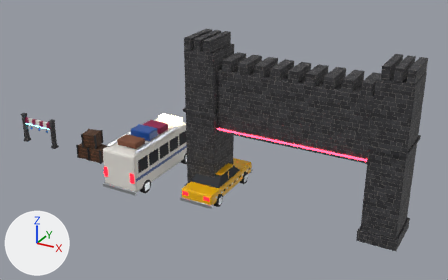
What one commit did to the Blender file Blender/source/vehicles.blend.
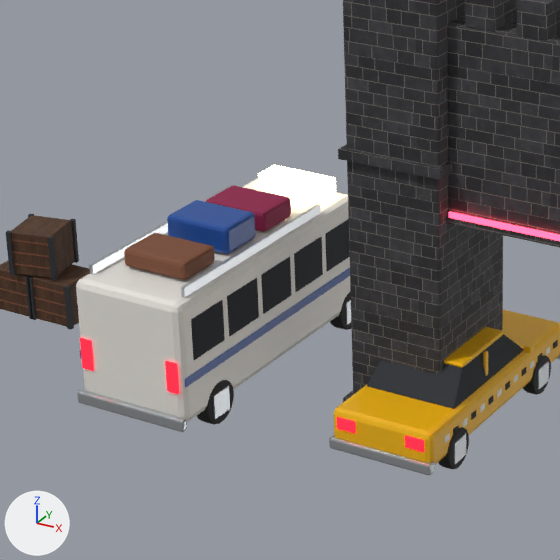
There are two pictures of each version: one whole from a 50 mm lens placed at (9.66, -24.22, 14.98), pointed at (-3.92, 0.47, 2.63), one close up on the part from 18% to 56% of the width and 22% to 84% of the height. Arrows for +X, +Y and +Z are at lower left; the lights stay in place. The last two pictures show the newer version.

In view in the first close-up: 'Crate_0', 'Crate_1', 'Crate_2', 'Minibus', 'SurGate', 'Taxi'.
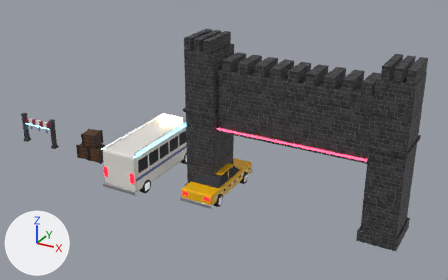
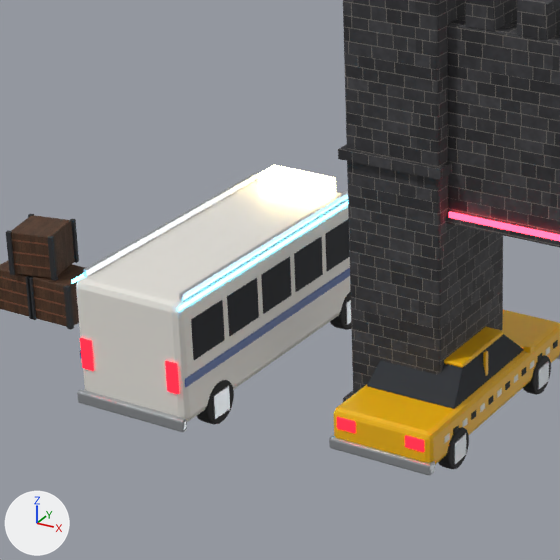
Where the change shows, as pixel boxes (x1, y1, x2, y2) in the close-ups (560 x 560 px):
'Minibus', reshaped: before (76, 165, 351, 432); after (71, 165, 351, 432)
part 1 of me_minibus, added: after (179, 191, 348, 301)
part 2 of me_minibus, added: after (178, 201, 348, 311)
part 3 of me_minibus, added: after (83, 172, 259, 276)
part 4 of me_minibus, added: after (71, 274, 84, 284)
part 5 of me_minibus, deleted (brown): before (124, 233, 215, 280)
part 6 of me_minibus, deleted (blue): before (167, 200, 256, 254)
part 7 of me_minibus, deleted: before (206, 185, 291, 232)
part 8 of me_minibus, deleted: before (181, 204, 321, 298)
part 9 of me_minibus, deleted: before (89, 185, 233, 275)

Diff of the bpy script that builds the scene:
```diff
--- a/Blender/source/vehicles.blend.py
+++ b/Blender/source/vehicles.blend.py
@@ me_minibus @@
 # used by ob_minibus; location = (-8.0, 0.0, 0.0)
-me_minibus.from_pydata(...)  # 1184 vertices, 1052 faces; spans x -1.16..1.16, y -2.9..2.95, z 0.01..2.83
+me_minibus.from_pydata(...)  # 1032 vertices, 902 faces; spans x -1.16..1.16, y -2.9..2.95, z 0.01..2.62
+# me_minibus part 1: a new loose piece, a box spanning x 0.86..0.92, y -2.6..2.0, z 2.35..2.45, in mat_t_chrome (light grey #c8ccd0)
+# me_minibus part 2: a new loose piece, a box spanning x 0.98..0.995, y -2.8..2.2, z 2.28..2.34, in mat_t_neon (cyan #55cfff, glowing cyan #55cfff)
+# me_minibus part 3: a new loose piece, a box spanning x -0.92..-0.86, y -2.6..2.0, z 2.35..2.45, in mat_t_chrome (light grey #c8ccd0)
+# me_minibus part 4: a new loose piece, a box spanning x -0.995..-0.98, y -2.8..2.2, z 2.28..2.34, in mat_t_neon (cyan #55cfff, glowing cyan #55cfff)
+# me_minibus part 5: the loose piece of 56 vertices spanning x -0.55..0.6, y -2.1..-1.3, z 2.38..2.68 is deleted
+# me_minibus part 6: the loose piece of 56 vertices spanning x -0.55..0.6, y -1.0..-0.2, z 2.38..2.83 is deleted
+# me_minibus part 7: the loose piece of 56 vertices spanning x -0.55..0.6, y 0.0..0.8, z 2.38..2.73 is deleted
+# me_minibus part 8: the loose piece of 8 vertices spanning x 0.82..0.88, y -2.5..1.2, z 2.35..2.5 is deleted
+# me_minibus part 9: the loose piece of 8 vertices spanning x -0.88..-0.82, y -2.5..1.2, z 2.35..2.5 is deleted
 me_minibus.materials.append(mat_t_white)
@@ me_minibus @@
 me_minibus.materials.append(mat_t_chrome)
-me_minibus.materials.append(mat_t_paintred)  # red #8e1748
-me_minibus.materials.append(mat_t_rust)  # brown #7a4a32
 me_minibus.materials.append(mat_t_metal)
@@ me_minibus @@
 me_minibus.materials.append(mat_t_tire)
+me_minibus.materials.append(mat_t_neon)  # cyan #55cfff, glowing cyan #55cfff
```
